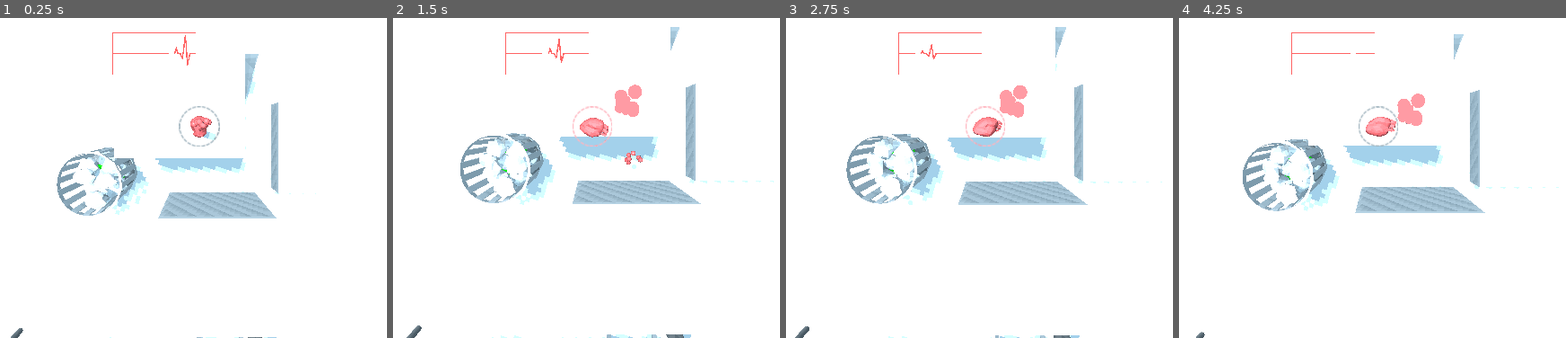
Above: before the commit, frames 1-4 (left to right).
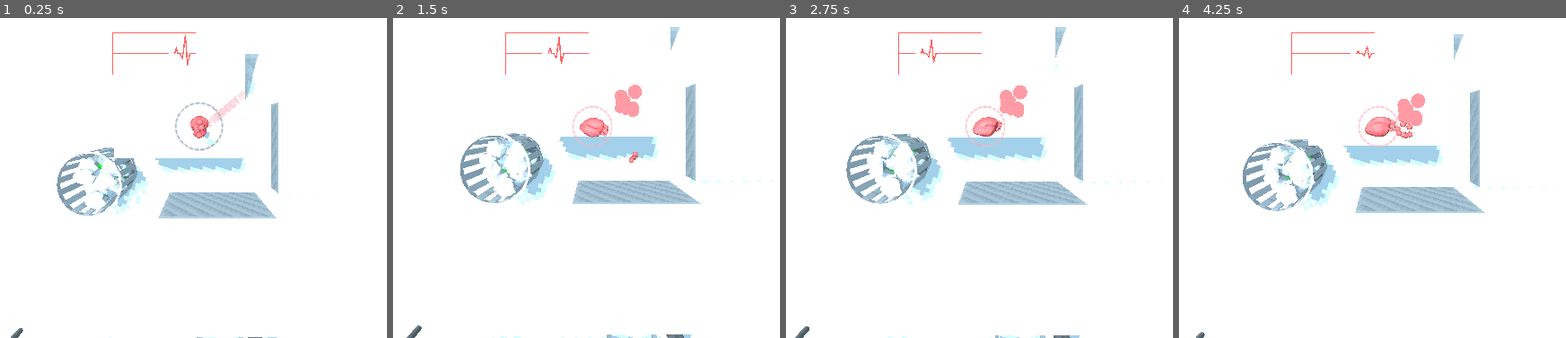
Above: after the commit, the same moments.

Repository: CaptainProton42/ldjam46
Game: Godot game, scene res://TestTopDown.tscn
The game is run twice, just before and just after one commit, with the same random seed, the same clock (stepped at 60 frames per second) and the same inputs.
Inputs (mouse positions are in pixels of both pictures, inside the frame that each line leads up to):
- Up to frame 1 (0.25 s): no input
- Up to frame 2 (1.5 s): move the mouse to (749, 107) at 0.52 s; press the mouse at (749, 107) at 0.53 s; hold W (forward) 0.53-1.28 s; move the mouse to (447, 149) at 1.27 s; release the mouse at (447, 149) at 1.28 s; click (447, 149) at 1.35 s
- Up to frame 3 (2.75 s): move the mouse to (1056, 34) at 2.02 s; press the mouse at (1056, 34) at 2.03 s; hold W (forward) from 2.03 s (still down)
- Up to frame 4 (4.25 s): move the mouse to (1341, 210) at 2.77 s; release the mouse at (1341, 210) at 2.78 s; click (1341, 210) at 2.85 s; move the mouse to (outside the picture) at 3.52 s; release W (forward) at 3.53 s; press the mouse at (outside the picture) at 3.53 s

The runs differ from the first frame. In frame 1, 0.7% of the frame differs, in the area x 45-64%, y 22-42%; in frame 2, 0.1%; in frame 3, less than 0.1%; in frame 4, 0.3%.

Commit message:
Added perfect and good timing.

Diff:
--- a/Heart.tscn
+++ b/Heart.tscn
@@ -12,7 +12,7 @@
 [sub_resource type="ShaderMaterial" id=2]
 shader = ExtResource( 3 )
 shader_param/heart_color = Color( 1, 0.392157, 0.392157, 1 )
-shader_param/bloat = 1.0
+shader_param/bloat = 1.00317
 shader_param/squish = 0.0
 shader_param/squish_dir = Vector3( 0, 1, 0 )
 shader_param/offset = Vector3( 1, 0.9, 0 )
@@ -166,6 +166,7 @@
 script = ExtResource( 2 )
 jump_force = 7.0
 speed_idle = 0.5
+time_till_death = 6.0
 
 [node name="CollisionShapePhysics" type="CollisionShape" parent="."]
 transform = Transform( 0.120551, 1.49392e-12, -2.72848e-12, -5.86198e-13, 0.120551, -1.45519e-10, -1.81899e-12, 1.74623e-10, 0.120551, 0.117188, 0.0909475, -0.0187147 )
@@ -190,7 +191,6 @@
 [node name="AnimationTree" type="AnimationTree" parent="."]
 tree_root = SubResource( 14 )
 anim_player = NodePath("../AnimationPlayer")
-active = true
 parameters/Add2/add_amount = 1.0
 parameters/enable_unsquish/seek_position = -1.0
 parameters/heartbeat_amplitude/blend_amount = 1.0
@@ -204,15 +204,15 @@
 }
 
 [node name="CPUParticles" type="CPUParticles" parent="."]
-transform = Transform( 1, 2.33058e-12, 7.27596e-12, -1.63851e-11, 1, 0, 1.45519e-11, -6.98492e-10, 1, 7.43973e-06, 0.186975, 0.0249182 )
+transform = Transform( 0.999999, 5.86908e-12, 1.45519e-11, -4.54889e-11, 0.999999, -6.98492e-10, 3.63798e-11, -1.39698e-09, 0.999999, 6.81341e-06, 0.176269, 0.0249431 )
 emitting = false
 lifetime = 0.5
 one_shot = true
 explosiveness = 0.75
 local_coords = false
 mesh = SubResource( 15 )
-emission_shape = 1
-emission_sphere_radius = 0.1
+emission_shape = 3
+emission_points = PoolVector3Array( 0, 0, 0, 0, 0, 0.07, 0, 0, -0.05 )
 direction = Vector3( 0, 1, 0 )
 spread = 5.0
 initial_velocity = 2.0
--- a/HelpCircle.tscn
+++ b/HelpCircle.tscn
@@ -7,6 +7,8 @@
 [ext_resource path="res://shaders/helpcircle_dashed.shader" type="Shader" id=5]
 [ext_resource path="res://shaders/helpcircle_charge.shader" type="Shader" id=6]
 [ext_resource path="res://textures/chargecircle.png" type="Texture" id=7]
+[ext_resource path="res://textures/perfect_text.png" type="Texture" id=8]
+[ext_resource path="res://textures/good_text.png" type="Texture" id=9]
 
 [sub_resource type="QuadMesh" id=1]
 
@@ -26,6 +28,35 @@
 shader_param/color_inactive = Color( 0.392157, 0.392157, 0.392157, 1 )
 shader_param/active = true
 shader_param/texture_alpha = ExtResource( 1 )
+
+[sub_resource type="QuadMesh" id=17]
+size = Vector2( 0.4, 0.1 )
+
+[sub_resource type="Shader" id=18]
+code = "shader_type spatial;
+
+uniform sampler2D texture_alpha;
+uniform float alpha : hint_range(0.0f, 1.0f);
+uniform vec4 color : hint_color;
+
+void fragment() {
+	vec4 tex = texture(texture_alpha, UV);
+	ALPHA = tex.a;
+	ALBEDO = color.rgb;
+	ALPHA *= alpha;
+}"
+
+[sub_resource type="ShaderMaterial" id=20]
+shader = SubResource( 18 )
+shader_param/alpha = 0.0
+shader_param/color = Color( 1, 0.392157, 0.392157, 1 )
+shader_param/texture_alpha = ExtResource( 8 )
+
+[sub_resource type="ShaderMaterial" id=19]
+shader = SubResource( 18 )
+shader_param/alpha = 0.0
+shader_param/color = Color( 1, 0.392157, 0.392157, 1 )
+shader_param/texture_alpha = ExtResource( 9 )
 
 [sub_resource type="Animation" id=5]
 resource_name = "idle"
@@ -61,7 +92,8 @@
 }
 
 [sub_resource type="Animation" id=6]
-length = 0.3
+length = 0.4
+step = 0.05
 tracks/0/type = "bezier"
 tracks/0/path = NodePath(".:scale:x")
 tracks/0/interp = 1
@@ -69,8 +101,8 @@
 tracks/0/imported = false
 tracks/0/enabled = true
 tracks/0/keys = {
-"points": PoolRealArray( 0.999862, -0.25, 0, 0.0610962, 0.0792323, 1.18474, -0.0497922, -0.0284423, 0.0786821, -0.0142212, 1.00393, -0.12639, 0.0101581, 0.25, 0 ),
-"times": PoolRealArray( 0, 0.1, 0.3 )
+"points": PoolRealArray( 0.999862, -0.25, 0, 0.0610962, 0.0792323, 1.692, -0.0497922, -0.0284423, 0.0786821, -0.0142212, 1.00393, -0.12639, 0.0101581, 0.25, 0 ),
+"times": PoolRealArray( 0, 0.15, 0.4 )
 }
 tracks/1/type = "bezier"
 tracks/1/path = NodePath(".:scale:y")
@@ -79,8 +111,8 @@
 tracks/1/imported = false
 tracks/1/enabled = true
 tracks/1/keys = {
-"points": PoolRealArray( 0.999862, -0.25, 0, 0.0610962, 0.0792323, 1.18474, -0.0497922, -0.0284423, 0.0786821, -0.0142212, 1.00393, -0.12639, 0.0101581, 0.25, 0 ),
-"times": PoolRealArray( 0, 0.1, 0.3 )
+"points": PoolRealArray( 0.999862, -0.25, 0, 0.0610962, 0.0792323, 1.692, -0.0497922, -0.0284423, 0.0786821, -0.0142212, 1.00393, -0.12639, 0.0101581, 0.25, 0 ),
+"times": PoolRealArray( 0, 0.15, 0.4 )
 }
 tracks/2/type = "bezier"
 tracks/2/path = NodePath(".:scale:z")
@@ -89,8 +121,68 @@
 tracks/2/imported = false
 tracks/2/enabled = true
 tracks/2/keys = {
-"points": PoolRealArray( 0.999862, -0.25, 0, 0.0610962, 0.0792323, 1.18474, -0.0497922, -0.0284423, 0.0786821, -0.0142212, 1.00393, -0.12639, 0.0101581, 0.25, 0 ),
-"times": PoolRealArray( 0, 0.1, 0.3 )
+"points": PoolRealArray( 0.999862, -0.25, 0, 0.0610962, 0.0792323, 1.692, -0.0497922, -0.0284423, 0.0786821, -0.0142212, 1.00393, -0.12639, 0.0101581, 0.25, 0 ),
+"times": PoolRealArray( 0, 0.15, 0.4 )
+}
+tracks/3/type = "value"
+tracks/3/path = NodePath("MeshDashed:rotation_degrees:y")
+tracks/3/interp = 2
+tracks/3/loop_wrap = true
+tracks/3/imported = false
+tracks/3/enabled = true
+tracks/3/keys = {
+"times": PoolRealArray( 0, 0.2, 0.4 ),
+"transitions": PoolRealArray( 1, 1, 1 ),
+"update": 0,
+"values": [ 0.0, 180.0, 360.0 ]
+}
+tracks/4/type = "value"
+tracks/4/path = NodePath("MeshPerfect:scale")
+tracks/4/interp = 1
+tracks/4/loop_wrap = true
+tracks/4/imported = false
+tracks/4/enabled = true
+tracks/4/keys = {
+"times": PoolRealArray( 0, 0.4 ),
+"transitions": PoolRealArray( 1, 1 ),
+"update": 0,
+"values": [ Vector3( 0.5, 0.5, 0.5 ), Vector3( 2, 2, 2 ) ]
+}
+tracks/5/type = "value"
+tracks/5/path = NodePath("MeshPerfect:material/0:shader_param/alpha")
+tracks/5/interp = 1
+tracks/5/loop_wrap = true
+tracks/5/imported = false
+tracks/5/enabled = true
+tracks/5/keys = {
+"times": PoolRealArray( 0.1, 0.15, 0.4 ),
+"transitions": PoolRealArray( 1, 1, 1 ),
+"update": 0,
+"values": [ 0.0, 1.0, 0.0 ]
+}
+tracks/6/type = "value"
+tracks/6/path = NodePath("MeshGood:scale")
+tracks/6/interp = 1
+tracks/6/loop_wrap = true
+tracks/6/imported = false
+tracks/6/enabled = true
+tracks/6/keys = {
+"times": PoolRealArray( 0, 0.4 ),
+"transitions": PoolRealArray( 1, 1 ),
+"update": 0,
+"values": [ Vector3( 0.5, 0.5, 0.5 ), Vector3( 2, 2, 2 ) ]
+}
+tracks/7/type = "value"
+tracks/7/path = NodePath("MeshGood:material/0:shader_param/alpha")
+tracks/7/interp = 1
+tracks/7/loop_wrap = true
+tracks/7/imported = false
+tracks/7/enabled = true
+tracks/7/keys = {
+"times": PoolRealArray( 0.1, 0.15, 0.4 ),
+"transitions": PoolRealArray( 1, 1, 1 ),
+"update": 0,
+"values": [ 0.0, 1.0, 0.0 ]
 }
 
 [sub_resource type="AnimationNodeAdd2" id=7]
@@ -135,7 +227,7 @@
 albedo_texture = ExtResource( 3 )
 
 [node name="HelpCircle" type="Spatial"]
-transform = Transform( 1.00197, 0, 0, 0, 1.00197, 0, 0, 0, 1.00197, 0, 0, 0 )
+transform = Transform( 1.17931, 0, 0, 0, 1.17931, 0, 0, 0, 1.17931, 0, 0, 0 )
 script = ExtResource( 2 )
 
 [node name="MeshInstance" type="MeshInstance" parent="."]
@@ -144,9 +236,19 @@
 material/0 = SubResource( 2 )
 
 [node name="MeshDashed" type="MeshInstance" parent="."]
-transform = Transform( 0.528, 0, 0, 0, -8.60221e-08, 0.522, 0, -0.528, -8.50446e-08, 0, 0, 0 )
+transform = Transform( 0.446083, -0.282479, -1.22072e-08, 0, -2.30796e-08, 0.522, -0.282479, -0.446083, -1.92773e-08, 0, 0, 0 )
 mesh = SubResource( 3 )
 material/0 = SubResource( 4 )
+
+[node name="MeshPerfect" type="MeshInstance" parent="."]
+transform = Transform( 0.526655, -0.441916, -1.93168e-08, 0, -3.00516e-08, 0.6875, -0.441916, -0.526655, -2.30208e-08, 0.294583, 0, -0.193873 )
+mesh = SubResource( 17 )
+material/0 = SubResource( 20 )
+
+[node name="MeshGood" type="MeshInstance" parent="."]
+transform = Transform( 0.526655, -0.441916, -1.93168e-08, 0, -3.00516e-08, 0.6875, -0.441916, -0.526655, -2.30208e-08, 0.296145, 0, -0.193873 )
+mesh = SubResource( 17 )
+material/0 = SubResource( 19 )
 
 [node name="AnimationPlayer" type="AnimationPlayer" parent="."]
 anims/heartbeat = ExtResource( 4 )
@@ -156,7 +258,6 @@
 [node name="AnimationTree" type="AnimationTree" parent="."]
 tree_root = SubResource( 14 )
 anim_player = NodePath("../AnimationPlayer")
-active = true
 parameters/Add2/add_amount = 0.5
 parameters/amplitude/blend_amount = 1.0
 parameters/heartbeat/seek_position = -1.0
--- a/TestTopDown.tscn
+++ b/TestTopDown.tscn
@@ -121,7 +121,6 @@
 environment = ExtResource( 4 )
 
 [node name="HelpCircle" parent="." instance=ExtResource( 5 )]
-transform = Transform( 1.00197, 0, 0, 0, 1.00197, 0, 0, 0, 1.00197, 0, 0, 0 )
 heart_path = NodePath("../Heart")
 
 [node name="TrashCan" parent="." instance=ExtResource( 7 )]
--- a/scripts/Heart.gd
+++ b/scripts/Heart.gd
@@ -12,10 +12,20 @@
 
 export var jump_force = 5.0
 export var speed_idle = 0.2
+export var time_till_death = 5.0
+export var timing_bonus = 2.0 # multiplier
+export var timing_interval_perfect = 0.15
+export var timing_interval_good = 0.3
 
 var help_circle
 
 var rng = RandomNumberGenerator.new()
+
+enum TIMING {
+	perfect,
+	good,
+	normal
+}
 
 enum STATE {
 	charging,
@@ -33,7 +43,9 @@
 
 # Keep it alive!
 var life = 1.0
-var time_till_death = 3.0
+
+var timer = 0.0
+var pulse_interval = 1.0
 
 signal dead
 signal jump
@@ -68,13 +80,10 @@
 	if Input.is_action_just_released("charge"):
 		if state == STATE.charging:
 			var force_dir = -normal
-			var force = (0.3 + 0.7*charge) * jump_force * force_dir.normalized()
-			force.y *= -1.0
-			apply_impulse(Vector3(0.0, 0.0, 0.0), force)
-			add_torque(10.0 * charge * Vector3(rng.randf(), rng.randf(), rng.randf()).normalized())
-			restart_heart()
+			restart_heart(force_dir)
 
 func _process(delta):
+	timer += delta
 	if state == STATE.charging or state == STATE.idle:
 		life -= delta / time_till_death
 		animation_tree.set("parameters/heartbeat_amplitude/blend_amount", life)
@@ -122,10 +131,29 @@
 				linear_damp = 0.8
 				_enter_state(STATE.rolling)
 
-func restart_heart():
-	life = 1.0
+func restart_heart(force_dir):
+	life = 1.0 / timing_bonus
 	charging = false
+	animation_tree.set("parameters/heartbeat_restart/seek_position", 0.0)
+	var force = (0.3 + 0.7*charge) * jump_force * force_dir.normalized() / timing_bonus
+	force.y *= -1.0
+	var timing_quality = TIMING.normal
+	var timing = abs(timer - 0.15 - round(timer - 0.15) / pulse_interval) # +0.15 da die animation etwas verschoben ist
+	print(timing)
+	if timing < timing_interval_perfect:
+		print("PERFECT")
+		timing_quality = TIMING.perfect
+		life *= timing_bonus
+		force *= timing_bonus
+	elif timing < timing_interval_good:
+		life *= timing_bonus * 0.75
+		force *= timing_bonus * 0.75
+		print("GOOD")
+		timing_quality = TIMING.good
+
+	add_torque(10.0 * charge * Vector3(rng.randf(), rng.randf(), rng.randf()).normalized())
+	apply_impulse(Vector3(0.0, 0.0, 0.0), force)
+	timer = 0.0
 	charge = 0.0
-	animation_tree.set("parameters/heartbeat_restart/seek_position", 0.0)
-	emit_signal("jump")
+	emit_signal("jump", timing_quality)
 	_enter_state(STATE.falling)
--- a/scripts/HelpCircle.gd
+++ b/scripts/HelpCircle.gd
@@ -2,6 +2,9 @@
 
 export var heart_path : NodePath
 onready var heart = get_node(heart_path)
+
+onready var text_perfect = get_node("MeshPerfect")
+onready var text_good = get_node("MeshGood")
 
 onready var dashed_circle = get_node("MeshDashed")
 onready var charge_circle = get_node("MeshInstance")
@@ -16,8 +19,15 @@
 	heart.connect("entered_state", self, "_on_heart_entered_state")
 	heart.help_circle = self
 
-func _on_jump():
-	animation_tree.set("parameters/pop/seek_position", 0.0)
+func _on_jump(timing_quality):
+	if timing_quality == heart.TIMING.perfect:
+		text_good.visible = false
+		text_perfect.visible = true
+		animation_tree.set("parameters/pop/seek_position", 0.0)
+	elif timing_quality == heart.TIMING.good:
+		text_good.visible = true
+		text_perfect.visible = false
+		animation_tree.set("parameters/pop/seek_position", 0.0)
 
 func _process(_delta):
 	translation = heart.translation
Not shown: 1 places in HelpCircle.tscn that only renumber resources
Not shown: 2 places in LevelMenu.tscn that only renumber resources
Not shown, added: textures/good_text.jpg.import
Binary file added: textures/good_text.png
Not shown, added: textures/good_text.png.import
Binary file added: textures/perfect_text.png
Not shown, added: textures/perfect_text.png.import
